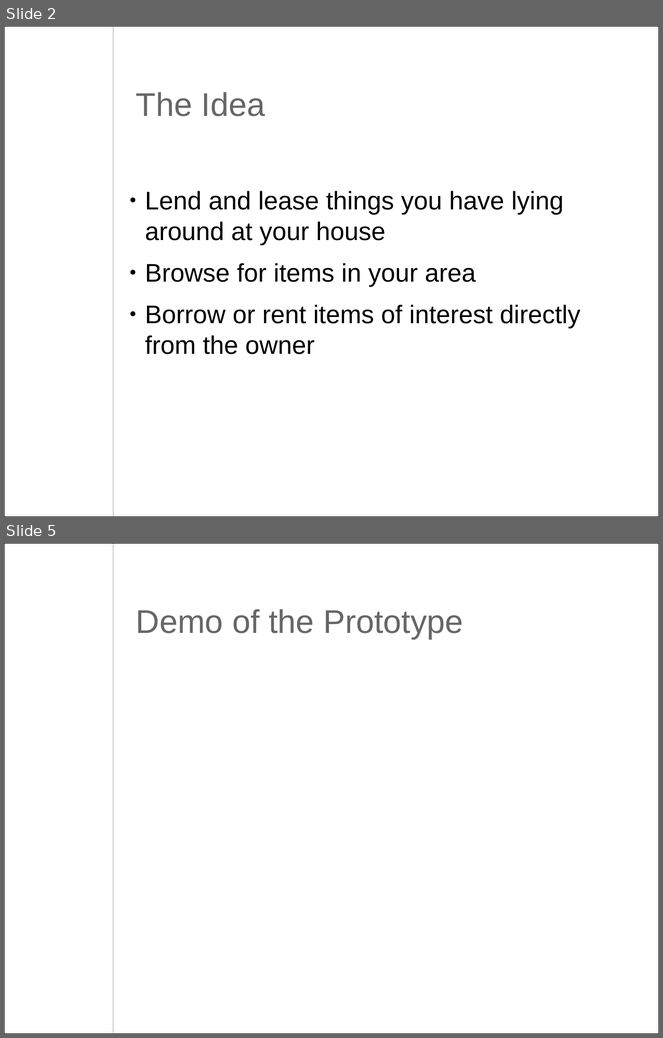
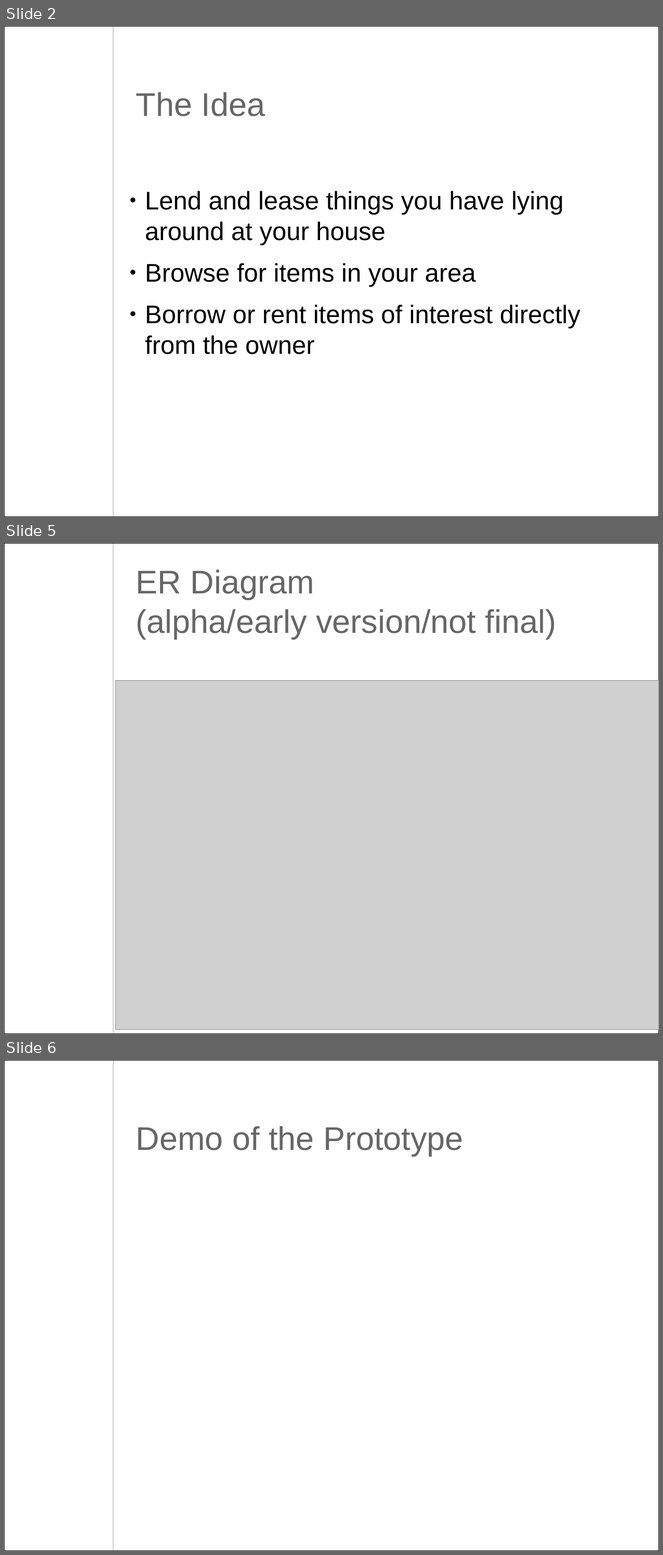
Before and after one commit to Dellman/Lend-and-Lease-Clone, a slide deck: mid_term_presentation.odp. Shown one above the other, each under a label of ours: slides 2 and 5 before the commit, slides 2, 5 and 6 after it; the slides between them are not shown. The pictures are 663x1038 and 663x1555 pixels, drawn with LibreOffice and Linux fonts; fonts in the diff are those of the drawing; grey boxes stand for pictures; background and template pictures are left out. Boxes give left, top, right and bottom in pixels: in the first picture for what was removed or moved away, otherwise in the second. Text is boxed around its words. In the diff, an @@ line names an element or a change of style, - is before the commit and + after.

```diff
--- a/mid_term_presentation.odp
+++ b/mid_term_presentation.odp
@@ slide 5 added at (4,543,659,1034), background #FFFFFF; not listed: 2 template elements that a slide beside it also shows @@
@@ title added at (136,570,556,639), 36 pt, text #666666 @@
+ER Diagram
+(alpha/early version/not final)
@@ picture added at (115,681,659,1030) @@
@@ what was slide 5 is now slide 6 @@
```
Also in this commit, not shown: 2 slides changed, 3 other files.
